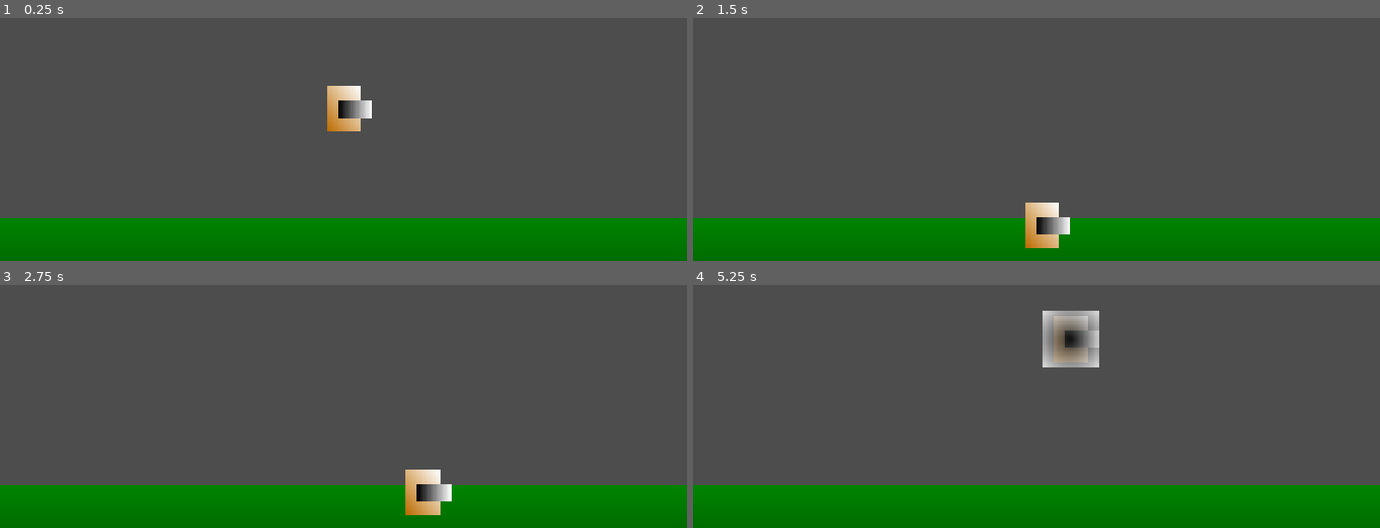
Above: before the commit, frames 1-4 (two rows, left to right).
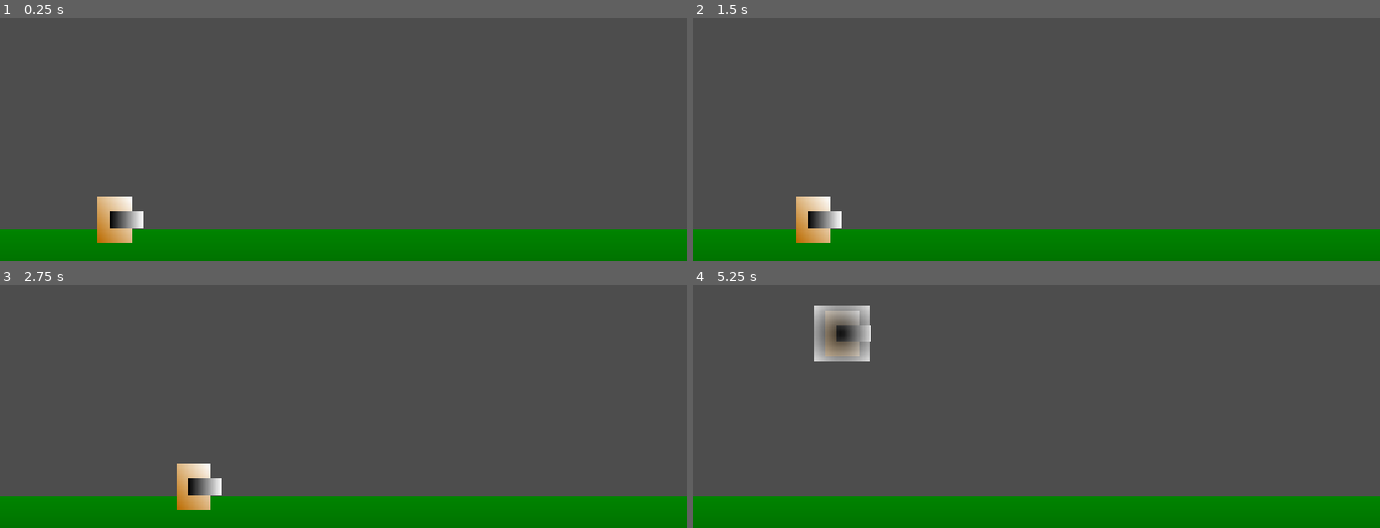
Above: after the commit, the same moments.

Repository: dranik544/explanation-overdue
Game: Godot game, scene res://scenes/main.tscn
Same seed, same stepped clock (60 frames per second), same inputs: the game is played once before the commit and once after it.
Inputs (mouse positions are in pixels of both pictures, inside the frame that each line leads up to):
- Up to frame 1 (0.25 s): no input
- Up to frame 2 (1.5 s): move the mouse to (1187, 49) at 0.52 s; click (1187, 49) at 0.67 s; tap Enter at 1.25 s; drag from (899, 86) to (1002, 144) at 1.27 s
- Up to frame 3 (2.75 s): move the mouse to (outside the picture) at 2.02 s; click (outside the picture) at 2.17 s
- Up to frame 4 (5.25 s): tap Space at 2.75 s; drag from (1002, 411) to (outside the picture) at 2.77 s; move the mouse to (1242, 391) at 3.52 s; click (1242, 391) at 3.67 s; tap Enter at 4.25 s; drag from (outside the picture) to (outside the picture) at 4.27 s; move the mouse to (1070, 333) at 5.02 s; click (1070, 333) at 5.17 s

The runs differ from the first frame. In frame 1, 6.3% of the frame differs, in the area x 0-100%, y 27-93%; in frame 2, 6.0%; in frame 3, 6.0%; in frame 4, 8.2%, in the area x 0-100%, y 8-87%.

Commit message:
спавн случайных групп блоков + распределение физических слоёв для объектов

Diff:
--- a/global.gd
+++ b/global.gd
@@ -2,3 +2,4 @@
 
 var sensivityMove: float = 1.5
 var sensivityAim: float = 1.5
+var speedLoc: float = 180.0
--- a/project.godot
+++ b/project.godot
@@ -30,6 +30,13 @@
 
 pointing/emulate_touch_from_mouse=true
 
+[layer_names]
+
+2d_physics/layer_1="Environment"
+2d_physics/layer_2="Player"
+2d_physics/layer_3="Blocks"
+2d_physics/layer_4="Projectiles"
+
 [rendering]
 
 renderer/rendering_method="gl_compatibility"
--- a/scenes/block_pool.gd
+++ b/scenes/block_pool.gd
@@ -1,22 +1,42 @@
 extends Node2D
 
-var pool: Array = []   # список блоков
+@export var minInterval: float = 1.0   # минимальное время появления
+@export var maxInterval: float = 2.0   # максимальное время появления
 
+var pool: Array = []   # пул блоков
 
 func _ready():
-	# стартовое создание пула
+	# получаем всех ДЕТЕЙ
 	pool = get_children()
+	for i in pool:
+		i.visible = false
+		print(i)
 
-# получение блока из пула
-func getBlock():
+	# запускаем спавн
+	scheduleNextSpawn()
+
+func scheduleNextSpawn():
+	# ждём случайное время и выпускаем блок
+	await get_tree().create_timer(randf_range(minInterval, maxInterval)).timeout
+	spawnBlock()
+	scheduleNextSpawn()
+
+func spawnBlock():
+	# берём рандомный блок
+	pool.shuffle()
 	for i in pool:
 		if not i.visible:
+			print("spawn block")
+			# ставим за экраном
+			i.position = Vector2(
+				get_viewport_rect().size.x + 100,
+				0,
+			)
 			i.visible = true
-			i.set_physics_process(true)
-			return i
+			if i.has_method("activate"): i.activate()
+			return
+	# если все заняты то похуй, ждём пополнения пула
 
-# возвращение блока обратно в пул
 func returnBlock(block: Node2D):
 	block.visible = false
-	block.set_physics_process(false)
-	block.direction = Vector2.ZERO
+	if block.has_method("deactivate"): block.deactivate()
--- a/scenes/blocks/block_1.gd
+++ b/scenes/blocks/block_1.gd
@@ -3,10 +3,18 @@
 @onready var sprite2d: Sprite2D = $Sprite2D
 @onready var collisionShape2d: CollisionShape2D = $CollisionShape2D
 
-@export var health: int = 4               # здоровье блока (блять здоровье у блока, ахуенно просто)
-enum blockType {default}                  # все типы блоков
-@export var currentBlockType: blockType   # текущий тип блока
+var maxHealth: int        # максимальное здоровье блока
+var destroyTween: Tween   # tween для анимации уничтожения
 
+@export var health: int = 4                  # здоровье блока (блять здоровье у блока, ахуенно просто)
+enum blockType {default}                     # все типы блоков
+@export var currentBlockType: blockType      # текущий тип блока
+@export var startedDeactivate: bool = true   # стартовая деактивация
+
+
+func _ready() -> void:
+	maxHealth = health
+	if startedDeactivate: deactivate()
 
 func destroy(damage: int):
 	if health <= 0: return
@@ -18,15 +26,34 @@
 	if health <= 0:
 		# отключаем обработку блока и коллизии
 		collisionShape2d.set_deferred("disabled", true)
-		set_physics_process(false)
+		set_process(false)
 
-		var tween: Tween = create_tween()
+		destroyTween = create_tween()
 
 		# ... запускаем анимацию в зависимости от типа блока
 		match currentBlockType:
 			0:
-				tween.set_ease(Tween.EASE_IN)
-				tween.set_trans(Tween.TRANS_BACK)
-				tween.set_parallel(true)
-				tween.tween_property(sprite2d, "scale", Vector2.ZERO, 0.2)
-				tween.tween_property(sprite2d, "rotation", rotation + 1.0, 0.2)
+				destroyTween.set_ease(Tween.EASE_IN)
+				destroyTween.set_trans(Tween.TRANS_BACK)
+				destroyTween.set_parallel(true)
+				destroyTween.tween_property(sprite2d, "scale", Vector2.ZERO, 0.2)
+				destroyTween.tween_property(sprite2d, "rotation", rotation + 1.0, 0.2)
+
+func activate():
+	health = maxHealth
+	returnSpriteAfterDestroyAnimation()
+	set_process(true)
+	collisionShape2d.set_deferred("disabled", false)
+
+func deactivate():
+	health = maxHealth
+	returnSpriteAfterDestroyAnimation()
+	set_process(false)
+	collisionShape2d.set_deferred("disabled", true)
+
+func returnSpriteAfterDestroyAnimation():
+	if destroyTween: destroyTween.kill()
+	match currentBlockType:
+		0:
+			sprite2d.rotation = 0.0
+			sprite2d.scale = Vector2(1.0, 1.0)
--- a/scenes/blocks/block_1.tscn
+++ b/scenes/blocks/block_1.tscn
@@ -15,6 +15,8 @@
 fill_to = Vector2(1, 1)
 
 [node name="block1" type="StaticBody2D"]
+collision_layer = 4
+collision_mask = 8
 script = ExtResource("1_hiyek")
 
 [node name="CollisionShape2D" type="CollisionShape2D" parent="."]
--- /dev/null
+++ b/scenes/blocks_group_1.gd
@@ -0,0 +1,21 @@
+extends Node2D
+
+func _process(delta):
+	# двигаем блоки влево
+	position.x -= Global.speedLoc * delta
+
+	# возврат в пул если зашло за границы экрана
+	if position.x < -350:
+		get_parent().returnBlock(self)
+
+func activate():
+	visible = true
+	set_process(true)
+	for i in get_children():
+		if i.has_method("activate"): i.activate()
+
+func deactivate():
+	visible = false
+	set_process(false)
+	for i in get_children():
+		if i.has_method("deactivate"): i.deactivate()
--- a/scenes/main.tscn
+++ b/scenes/main.tscn
@@ -1,9 +1,11 @@
-[gd_scene load_steps=9 format=3 uid="uid://sq62i7vh4s13"]
+[gd_scene load_steps=11 format=3 uid="uid://sq62i7vh4s13"]
 
 [ext_resource type="PackedScene" uid="uid://bvct2dejiu24o" path="res://scenes/player/player.tscn" id="1_o5qli"]
 [ext_resource type="Script" uid="uid://bonvgsowq51qj" path="res://scenes/projectile_pool.gd" id="2_0wfyh"]
 [ext_resource type="Script" uid="uid://b6bn2yo85ig5j" path="res://scenes/block_pool.gd" id="3_jyhfs"]
 [ext_resource type="PackedScene" uid="uid://b1bx0qxb3npc3" path="res://scenes/projectiles/blaster_projectile_1.tscn" id="3_sugp2"]
+[ext_resource type="Script" uid="uid://dqyye751aqmdb" path="res://scenes/blocks_group_1.gd" id="4_tbgi4"]
+[ext_resource type="PackedScene" uid="uid://cvyfkpds5lg44" path="res://scenes/blocks/block_1.tscn" id="5_tefeu"]
 
 [sub_resource type="Gradient" id="Gradient_sugp2"]
 colors = PackedColorArray(2.09369e-06, 0.516062, 9.62615e-08, 1, 1.67254e-06, 0.395666, 4.81308e-08, 1)
@@ -22,25 +24,18 @@
 
 [node name="main" type="Node2D"]
 
-[node name="ProjectilePool" type="Node2D" parent="."]
-position = Vector2(-999, -999)
-script = ExtResource("2_0wfyh")
-projectileScene = ExtResource("3_sugp2")
-
-[node name="BlockPool" type="Node2D" parent="."]
-position = Vector2(-999, -999)
-script = ExtResource("3_jyhfs")
-
 [node name="visual" type="Node2D" parent="."]
+position = Vector2(0, 8)
 
 [node name="floor" type="Sprite2D" parent="visual"]
 position = Vector2(0, 125)
 texture = SubResource("GradientTexture2D_jyhfs")
 
 [node name="collisions" type="StaticBody2D" parent="."]
+collision_mask = 0
 
 [node name="CollisionShape2D" type="CollisionShape2D" parent="collisions"]
-position = Vector2(0, 135)
+position = Vector2(0, 131)
 shape = SubResource("RectangleShape2D_o5qli")
 
 [node name="CollisionShape2D2" type="CollisionShape2D" parent="collisions"]
@@ -55,7 +50,63 @@
 position = Vector2(240, 0)
 shape = SubResource("RectangleShape2D_sugp2")
 
+[node name="ProjectilePool" type="Node2D" parent="."]
+position = Vector2(-999, -999)
+script = ExtResource("2_0wfyh")
+projectileScene = ExtResource("3_sugp2")
+
+[node name="BlockPool" type="Node2D" parent="."]
+position = Vector2(0, -7)
+script = ExtResource("3_jyhfs")
+
+[node name="blocksGroup1" type="Node2D" parent="BlockPool"]
+position = Vector2(-80, -320)
+script = ExtResource("4_tbgi4")
+
+[node name="block1" parent="BlockPool/blocksGroup1" instance=ExtResource("5_tefeu")]
+position = Vector2(0, 104)
+
+[node name="blocksGroup2" type="Node2D" parent="BlockPool"]
+position = Vector2(0, -320)
+script = ExtResource("4_tbgi4")
+
+[node name="block1" parent="BlockPool/blocksGroup2" instance=ExtResource("5_tefeu")]
+
+[node name="blocksGroup3" type="Node2D" parent="BlockPool"]
+position = Vector2(80, -320)
+script = ExtResource("4_tbgi4")
+
+[node name="block1" parent="BlockPool/blocksGroup3" instance=ExtResource("5_tefeu")]
+position = Vector2(0, -104)
+
+[node name="blocksGroup4" type="Node2D" parent="BlockPool"]
+position = Vector2(160, -320)
+script = ExtResource("4_tbgi4")
+
+[node name="block1" parent="BlockPool/blocksGroup4" instance=ExtResource("5_tefeu")]
+position = Vector2(0, 104)
+
+[node name="block2" parent="BlockPool/blocksGroup4" instance=ExtResource("5_tefeu")]
+position = Vector2(0, 56)
+
+[node name="block3" parent="BlockPool/blocksGroup4" instance=ExtResource("5_tefeu")]
+position = Vector2(48, 104)
+
+[node name="blocksGroup5" type="Node2D" parent="BlockPool"]
+position = Vector2(296, -320)
+script = ExtResource("4_tbgi4")
+
+[node name="block1" parent="BlockPool/blocksGroup5" instance=ExtResource("5_tefeu")]
+position = Vector2(0, 8)
+
+[node name="block2" parent="BlockPool/blocksGroup5" instance=ExtResource("5_tefeu")]
+position = Vector2(48, -40)
+
+[node name="block3" parent="BlockPool/blocksGroup5" instance=ExtResource("5_tefeu")]
+position = Vector2(0, -40)
+
 [node name="player" parent="." node_paths=PackedStringArray("pool") instance=ExtResource("1_o5qli")]
+position = Vector2(-160, 104)
 pool = NodePath("../ProjectilePool")
 
 [node name="Camera2D" type="Camera2D" parent="."]
--- a/scenes/player/player.tscn
+++ b/scenes/player/player.tscn
@@ -30,6 +30,8 @@
 fill_from = Vector2(0.5, 0.5)
 
 [node name="player" type="CharacterBody2D"]
+collision_layer = 2
+collision_mask = 5
 script = ExtResource("1_8afob")
 
 [node name="CollisionShape2D" type="CollisionShape2D" parent="."]
--- a/scenes/projectiles/blaster_projectile_1.tscn
+++ b/scenes/projectiles/blaster_projectile_1.tscn
@@ -15,6 +15,8 @@
 height = 12
 
 [node name="blaster projectile1" type="Area2D"]
+collision_layer = 8
+collision_mask = 5
 script = ExtResource("1_xbdbr")
 
 [node name="CollisionShape2D" type="CollisionShape2D" parent="."]
Not shown, added: scenes/blocks_group_1.gd.uid
